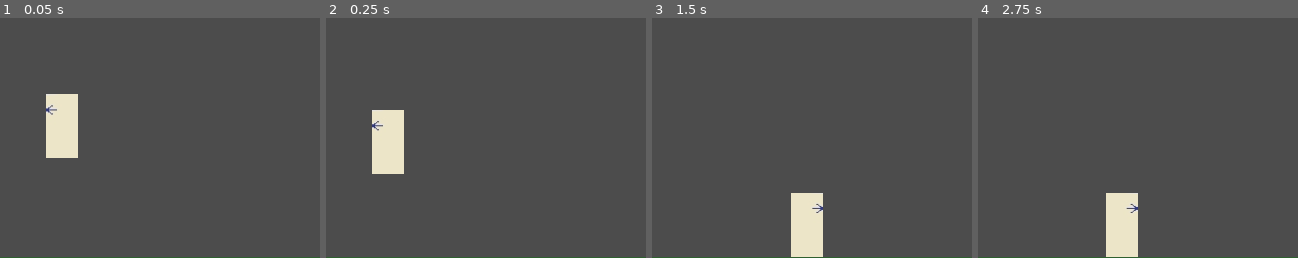
Above: before the commit, frames 1-4 (left to right).
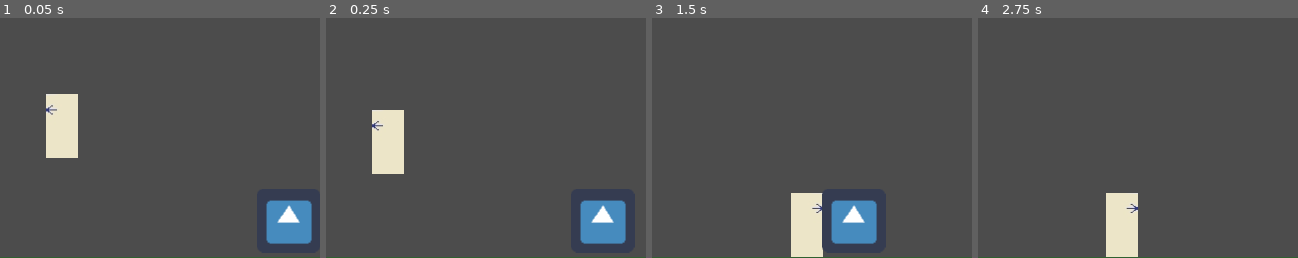
Above: after the commit, the same moments.

Repository: sbieser/LD41
Game: Godot game, scene res://Main.tscn
The game is run twice, just before and just after one commit, with the same random seed, the same clock (stepped at 60 frames per second) and the same inputs. The engine's default icon, where the game draws it, is replaced by a stand-in: a white triangle on a blue panel in a dark square.
Inputs:
- Up to frame 1 (0.05 s): no input
- Up to frame 2 (0.25 s): no input
- Up to frame 3 (1.5 s): hold Right (ui_right) from 0.53 s (still down); tap Space (ui_select) at 0.77 s
- Up to frame 4 (2.75 s): tap Space (ui_select) at 1.52 s; release Right (ui_right) at 2.03 s; hold Left (ui_left) from 2.03 s (still down)
The pictures show only the part of the screen within x 22-72%, y 4-54%; the shares and areas given below are measured in that part.

The runs differ from the first frame. In frame 1, 2.6% of the frame differs, in the area x 83-98%, y 75-95%; in frame 2, 2.6%; in frame 3, 2.7%, in the area x 53-71%, y 72-97%; in frame 4, nothing differs.

Commit message:
More grub enemy

Diff:
--- a/Enemy_Grub.gd
+++ b/Enemy_Grub.gd
@@ -1,6 +1,11 @@
 extends Area2D
 
-export (int) var SPEED
+signal hit
+
+export (int) var SPEED = 1
+var hitpoint = 1
+var direction = "left"
+
 
 # class member variables go here, for example:
 # var a = 2
@@ -9,9 +14,32 @@
 func _ready():
 	# Called every time the node is added to the scene.
 	# Initialization here
-	pass
+	print(self.position)
+	move()
 
-#func _process(delta):
-#	# Called every frame. Delta is time since last frame.
-#	# Update game logic here.
-#	pass
+func _process(delta):
+	if hitpoint > 0 :
+		move()
+
+func remove_enemy():
+	queue_free()
+
+func _on_Enemy_Grub_body_entered(body):
+	emit_signal("hit")
+
+	if body is TileMap:
+		if direction == "left":
+			direction = "right"
+		else:
+			direction = "left"
+
+		move()
+	else:
+		remove_enemy()
+
+func move():
+	if direction == "right":
+		self.position = Vector2( self.position.x + SPEED, self.position.y);
+	else:
+		#self.set_linear_velocity(Vector2(-SPEED, 0));
+		self.position = Vector2( self.position.x - SPEED, self.position.y);
--- a/Enemy_Grub.tscn
+++ b/Enemy_Grub.tscn
@@ -18,7 +18,7 @@
 radius = 10.0
 height = 20.0
 
-[node name="Enemy_Grub" type="Area2D" index="0"]
+[node name="Enemy_Grub" type="Area2D"]
 
 input_pickable = true
 gravity_vec = Vector2( 0, 1 )
@@ -28,10 +28,11 @@
 audio_bus_override = false
 audio_bus_name = "Master"
 script = ExtResource( 1 )
+_sections_unfolded = [ "Collision" ]
 __meta__ = {
 "_edit_group_": true
 }
-SPEED = null
+SPEED = 1
 
 [node name="AnimatedSprite" type="AnimatedSprite" parent="." index="0"]
 
@@ -40,6 +41,8 @@
 
 [node name="CollisionShape2D" type="CollisionShape2D" parent="." index="1"]
 
-position = Vector2( 0.0463268, 15.9606 )
-scale = Vector2( 3.18059, 0.789183 )
+position = Vector2( 0.0463268, 15.9027 )
+scale = Vector2( 3.18059, 0.80179 )
 shape = SubResource( 2 )
+
+[connection signal="body_entered" from="." to="." method="_on_Enemy_Grub_body_entered"]
--- a/Main.tscn
+++ b/Main.tscn
@@ -1,10 +1,15 @@
-[gd_scene load_steps=3 format=2]
+[gd_scene load_steps=4 format=2]
 
 [ext_resource path="res://MainLevel.tscn" type="PackedScene" id=1]
 [ext_resource path="res://Player.tscn" type="PackedScene" id=2]
+[ext_resource path="res://Enemy_Grub.tscn" type="PackedScene" id=3]
 
-[node name="Main" type="Node"]
+[node name="Main" type="Node" index="0"]
 
 [node name="TileMap" parent="." index="0" instance=ExtResource( 1 )]
 
 [node name="Player" parent="." index="1" instance=ExtResource( 2 )]
+
+[node name="Enemy_Grub" parent="." index="2" instance=ExtResource( 3 )]
+
+position = Vector2( 430.56, 219.592 )
--- a/Player.tscn
+++ b/Player.tscn
@@ -14,12 +14,7 @@
 animations = [ {
 "frames": [ ExtResource( 2 ) ],
 "loop": true,
-"name": "walk",
-"speed": 5.0
-}, {
-"frames": [ ExtResource( 2 ) ],
-"loop": true,
-"name": "attack",
+"name": "idle",
 "speed": 5.0
 }, {
 "frames": [ ExtResource( 3 ) ],
@@ -29,7 +24,12 @@
 }, {
 "frames": [ ExtResource( 2 ) ],
 "loop": true,
-"name": "idle",
+"name": "attack",
+"speed": 5.0
+}, {
+"frames": [ ExtResource( 2 ) ],
+"loop": true,
+"name": "walk",
 "speed": 5.0
 } ]
 
@@ -38,7 +38,7 @@
 custom_solver_bias = 0.0
 extents = Vector2( 16, 32 )
 
-[node name="Player" type="KinematicBody2D" index="0"]
+[node name="Player" type="KinematicBody2D"]
 
 position = Vector2( 200.023, 124.608 )
 input_pickable = false
Not shown, added: textures/player_anims/player_crouch.png.import
Not shown, added: textures/player_anims/player_idle1.png.import
Not shown, added: textures/player_anims/player_idle2.png.import
Not shown, added: textures/player_anims/player_idle3.png.import
Not shown, added: textures/player_anims/player_idle4.png.import
Not shown, added: textures/player_anims/player_idle5.png.import
Not shown, added: textures/player_anims/player_idle6.png.import
Not shown, added: textures/tiles/ground-sprite.png.import
